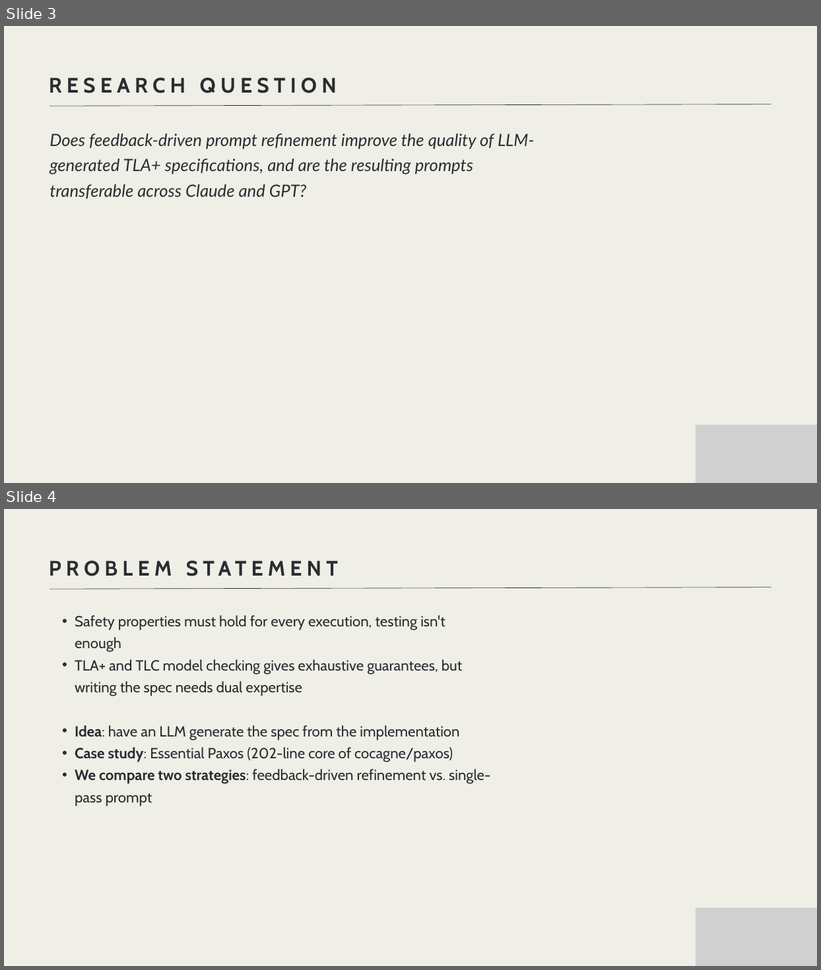
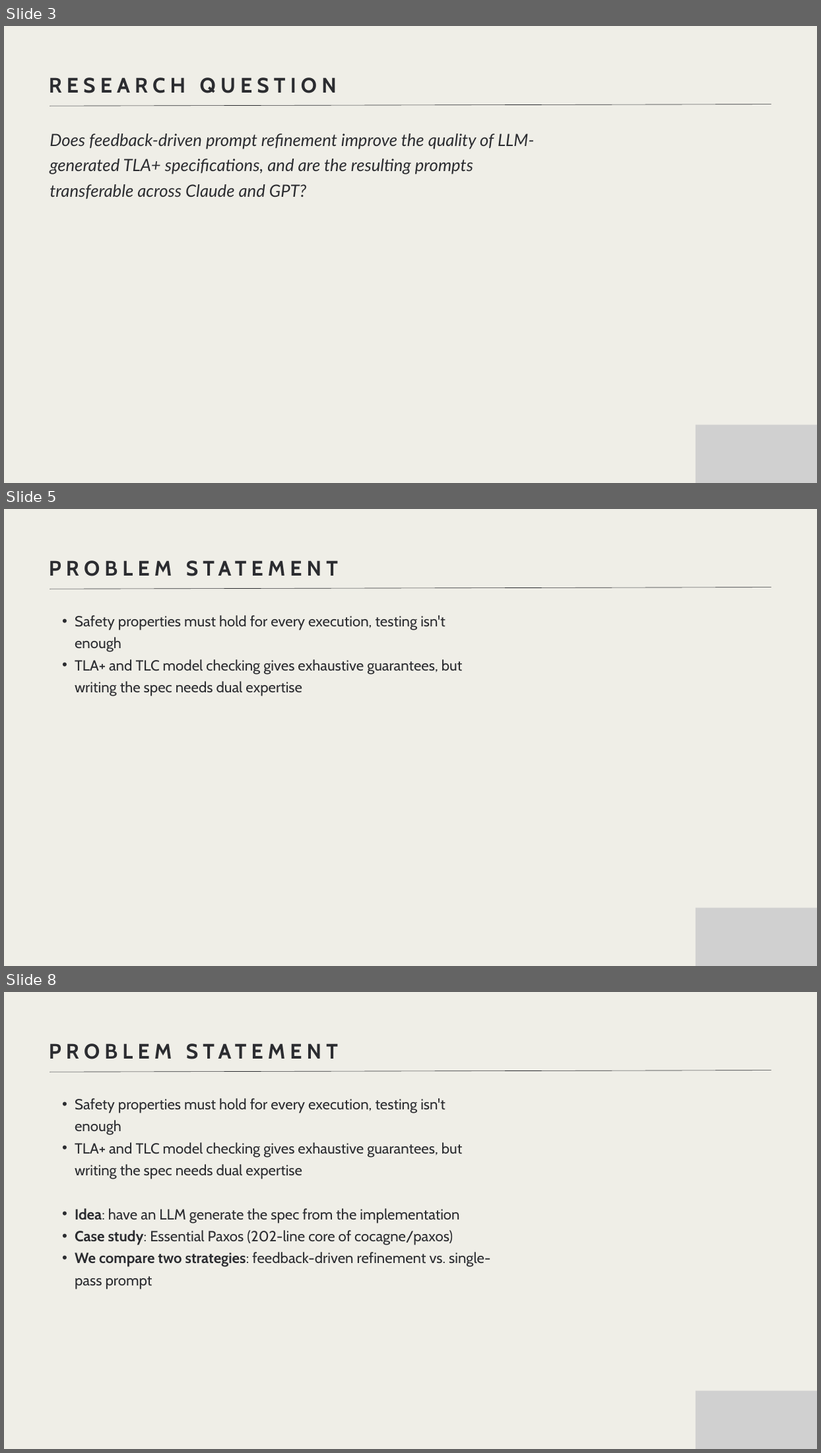
Before and after one commit to makhana/SysMoBench-research, a slide deck: Presentation.pptx. Shown one above the other, each under a label of ours: slides 3 and 4 before the commit, slides 3, 5 and 8 after it; the slides between them are not shown. The pictures are 821x970 and 821x1453 pixels, drawn with LibreOffice and Linux fonts; fonts in the diff are those of the drawing; grey boxes stand for pictures. Boxes give left, top, right and bottom in pixels: in the first picture for what was removed or moved away, otherwise in the second. Text is boxed around its words. In the diff, an @@ line names an element or a change of style, - is before the commit and + after.

```diff
--- a/Presentation.pptx
+++ b/Presentation.pptx
@@ slide 5 added at [4,509,817,966], background #EFEEE7 @@
@@ text added at [49,551,770,580], 37.1 pt, text #2B2C30, bold @@
+PROBLEM STATEMENT
@@ line added from (50, 589) to (771, 588), #2B2C30 0.75 pt @@
@@ text added at [75,615,462,696], 26 pt, text #2B2C30 @@
+  • Safety properties must hold for every execution, testing isn't enough
+  • TLA+ and TLC model checking gives exhaustive guarantees, but writing the spec needs dual expertise
@@ picture added at [696,908,817,966] @@
@@ what was slide 4 is now slide 8 @@
```
Also in this commit, not shown: 6 slides changed, 31 other slides added.
